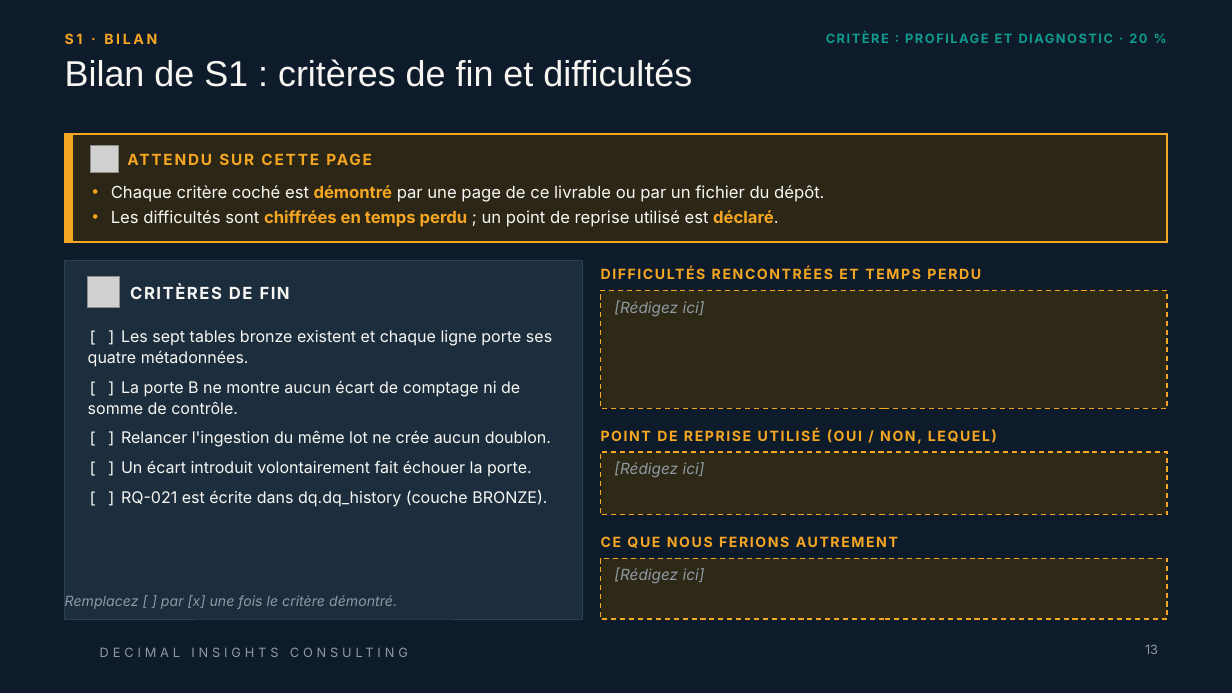
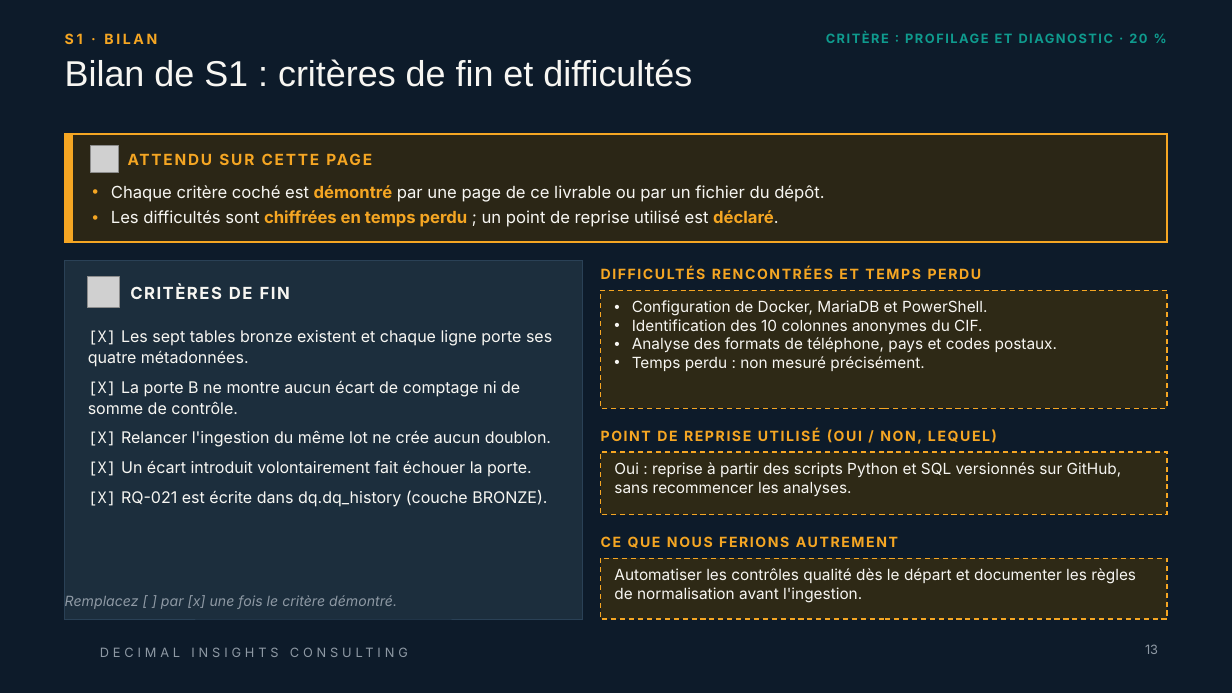
Before and after one commit to linam02/td-qualite-g04, a slide deck: slide 13 of livrables/Livrable_Groupe_TD_AssurConnect.pptx. Drawn at 1232x693 pixels with LibreOffice and Linux fonts; fonts in the diff are those of the drawing; grey boxes stand for pictures; background and template pictures are left out. Boxes give left, top, right and bottom in pixels: in the first picture for what was removed or moved away, otherwise in the second. Text is boxed around its words. In the diff, an @@ line names an element or a change of style, - is before the commit and + after.

Commit message:
Livrables finaux : S5, équipe, journal 10-13, rôles, PowerPoint

```diff
--- a/livrables/Livrable_Groupe_TD_AssurConnect.pptx
+++ b/livrables/Livrable_Groupe_TD_AssurConnect.pptx
@@ text in rectangle at [632, 300, 1057, 371]: text changed; text colour #8E99A4 to #F7F6F2; italic off @@
-[Rédigez ici]
+• Configuration de Docker, MariaDB et PowerShell.
+• Identification des 10 colonnes anonymes du CIF.
+• Analyse des formats de téléphone, pays et codes postaux.
+• Temps perdu : non mesuré précisément.
@@ text at [88, 330, 552, 507]: text changed @@
-[ ] Les sept tables bronze existent et chaque ligne porte ses quatre métadonnées.
-[ ] La porte B ne montre aucun écart de comptage ni de somme de contrôle.
-[ ] Relancer l'ingestion du même lot ne crée aucun doublon.
-[ ] Un écart introduit volontairement fait échouer la porte.
-[ ] RQ-021 est écrite dans dq.dq_history (couche BRONZE).
+[X] Les sept tables bronze existent et chaque ligne porte ses quatre métadonnées.
+[X] La porte B ne montre aucun écart de comptage ni de somme de contrôle.
+[X] Relancer l'ingestion du même lot ne crée aucun doublon.
+[X] Un écart introduit volontairement fait échouer la porte.
+[X] RQ-021 est écrite dans dq.dq_history (couche BRONZE).
@@ text in rectangle at [614, 462, 1122, 496]: text changed; text colour #8E99A4 to #F7F6F2; italic off @@
-[Rédigez ici]
+Oui : reprise à partir des scripts Python et SQL versionnés sur GitHub, sans recommencer les analyses.
@@ text in rectangle at [614, 568, 1136, 603]: text changed; text colour #8E99A4 to #F7F6F2; italic off @@
-[Rédigez ici]
+Automatiser les contrôles qualité dès le départ et documenter les règles de normalisation avant l'ingestion.
```
Also in this commit, not shown: 45 other slides changed, 2 slides added, 8 other files.
